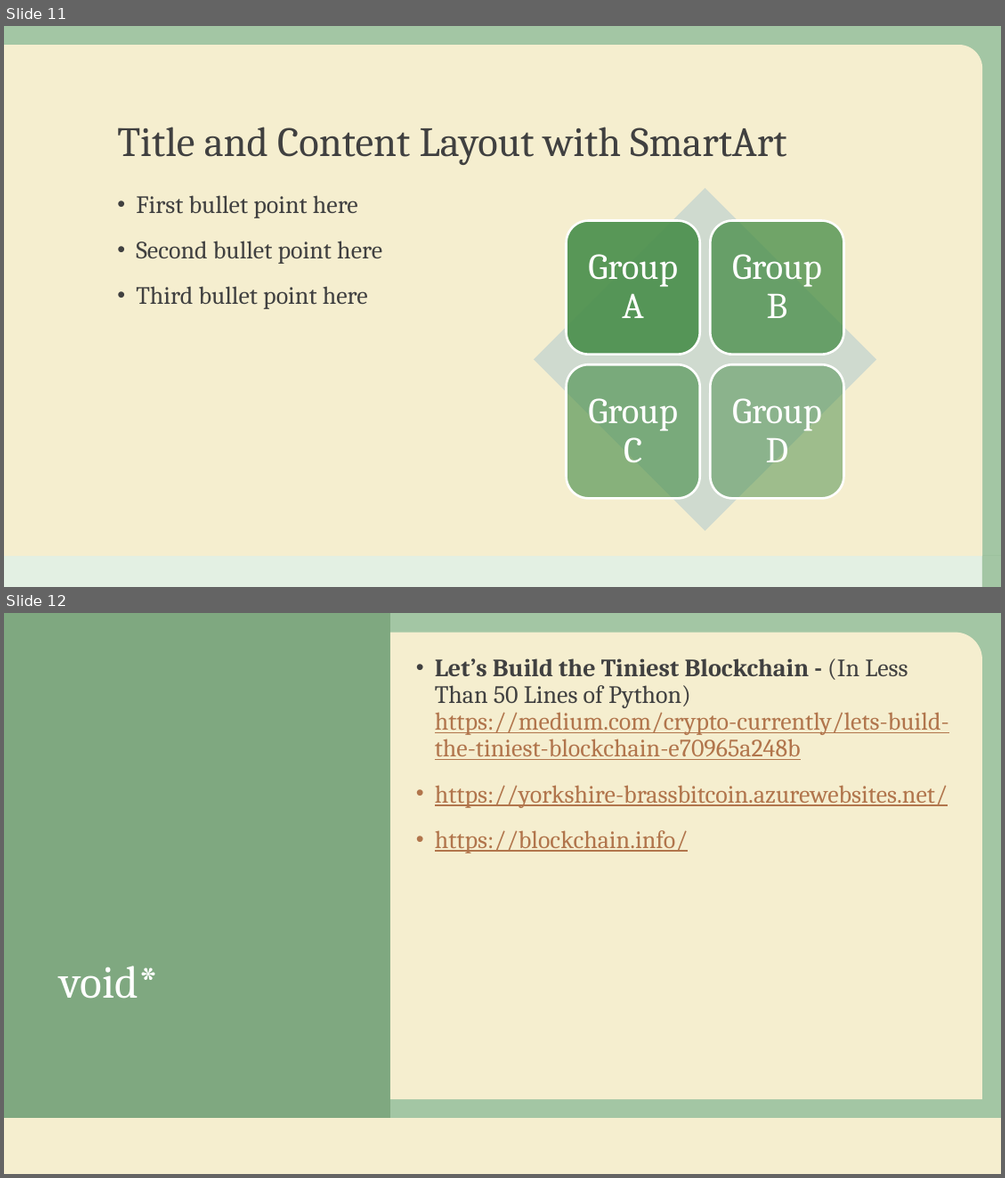
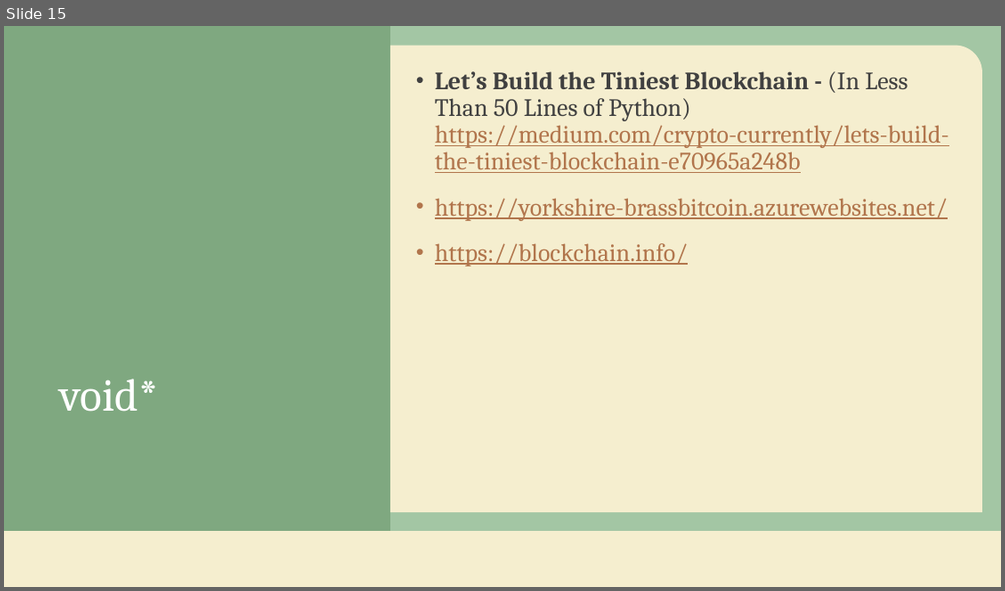
Before and after one commit to adampridmore/BrassBitCoin, a slide deck: Yorkshore-BrassBitCoin.pptx. Shown one above the other, each under a label of ours: slides 11 and 12 before the commit, slide 15 after it. The pictures are 1005x1178 and 1005x591 pixels, drawn with LibreOffice and Linux fonts; fonts in the diff are those of the drawing; background and template pictures are left out. Boxes give left, top, right and bottom in pixels: in the first picture for what was removed or moved away, otherwise in the second. Text is boxed around its words. In the diff, an @@ line names an element or a change of style, - is before the commit and + after.

```diff
--- a/Yorkshore-BrassBitCoin.pptx
+++ b/Yorkshore-BrassBitCoin.pptx
@@ slide 11 removed at [4, 26, 1001, 587], background picture (left out) @@
@@ rectangle removed at [4, 26, 1001, 556] @@
@@ round rect removed at [4, 45, 982, 556] @@
@@ title removed at [117, 127, 786, 165] @@
-Title and Content Layout with SmartArt
@@ text removed at [136, 195, 382, 309] @@
-• First bullet point here
-• Second bullet point here
-• Third bullet point here
@@ group removed at [534, 188, 876, 531]: 4 rounded rectangles, 4 texts, 1 diamond @@
-Group A
-Group B
-Group C
-Group D
@@ rectangle removed at [4, 556, 982, 587] @@
@@ rectangle removed at [982, 556, 1001, 587] @@
@@ what was slide 12 is now slide 15 @@
```
Also in this commit, not shown: 3 slides changed, 4 slides added.
